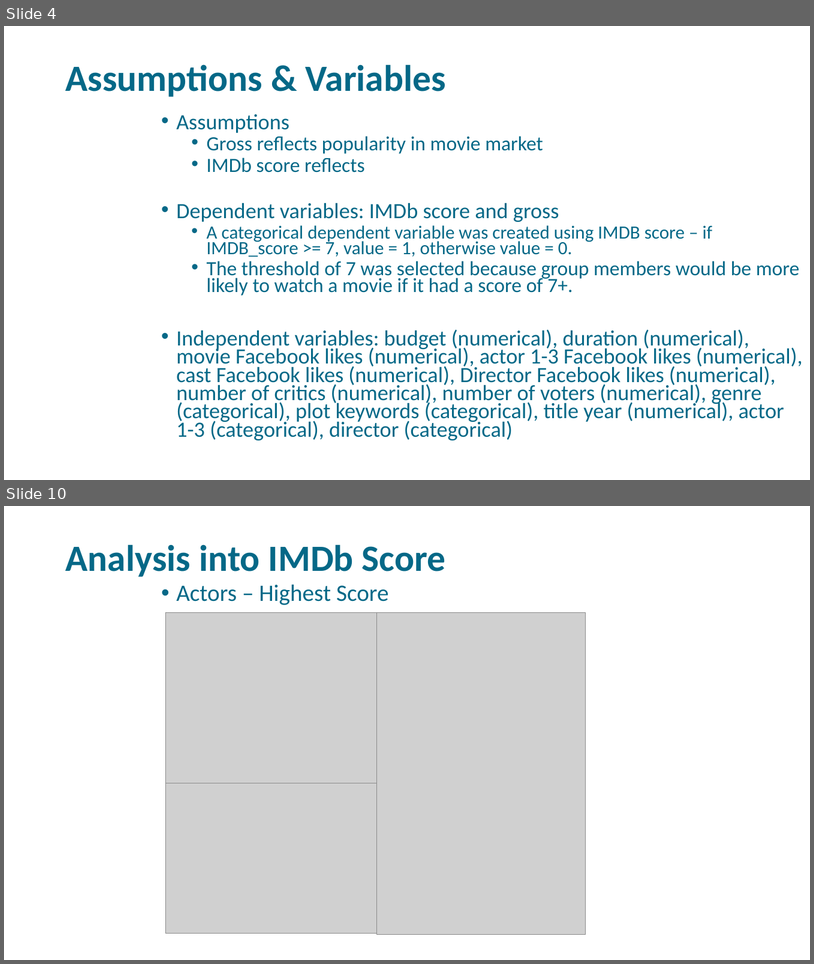
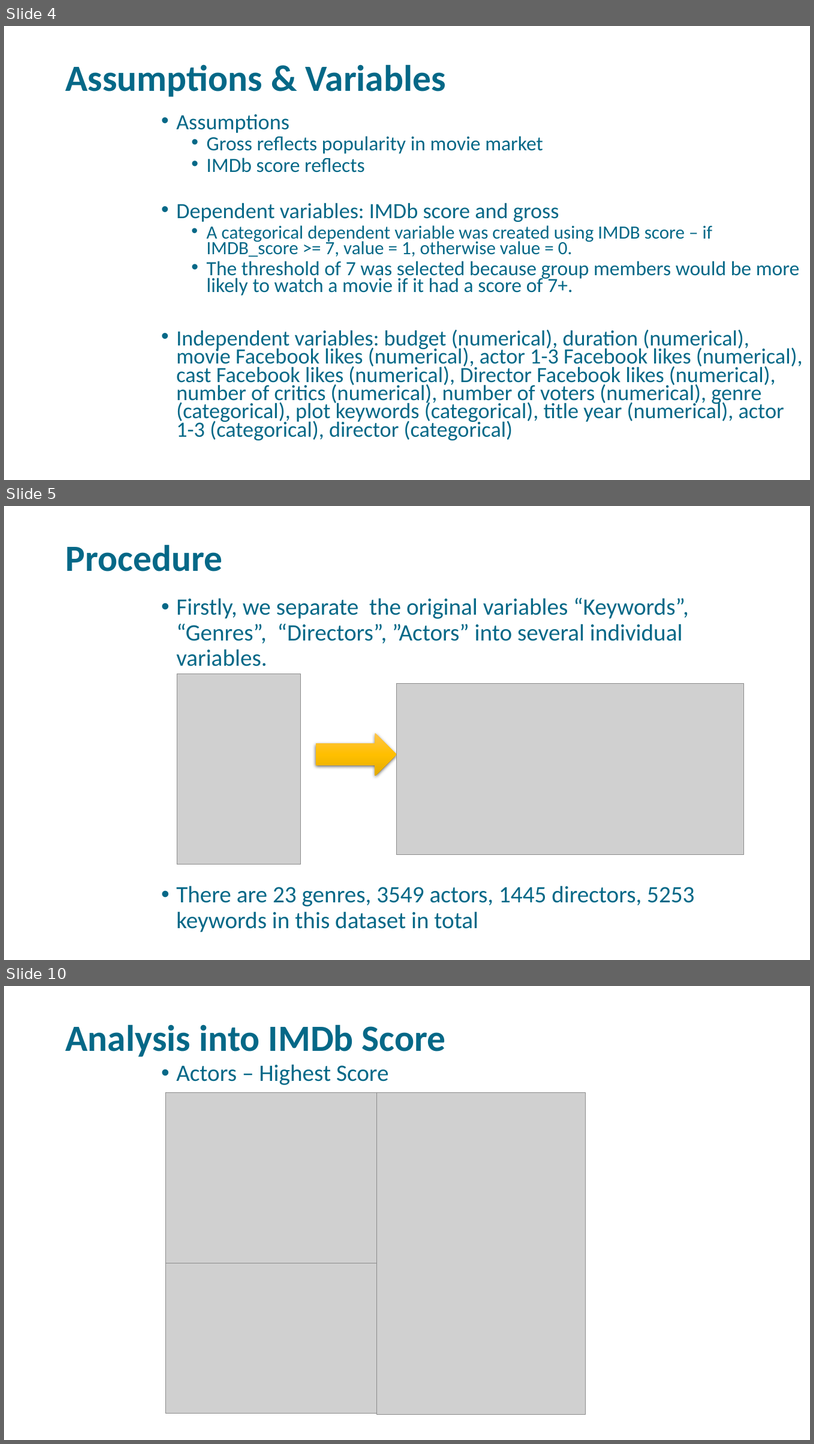
Before and after one commit to libbyYOU/IMDb-5000-movie-project, a slide deck: DSO-530 Final Project.pptx. Shown one above the other, each under a label of ours: slides 4 and 10 before the commit, slides 4, 5 and 10 after it; the slides between them are not shown. The pictures are 814x964 and 814x1444 pixels, drawn with LibreOffice and Linux fonts; fonts in the diff are those of the drawing; grey boxes stand for pictures; background and template pictures are left out. Boxes give left, top, right and bottom in pixels: in the first picture for what was removed or moved away, otherwise in the second. Text is boxed around its words. In the diff, an @@ line names an element or a change of style, - is before the commit and + after.

```diff
--- a/DSO-530 Final Project.pptx
+++ b/DSO-530 Final Project.pptx
@@ slide 5 added at (4,506,810,960), background picture (left out) @@
@@ title added at (65,544,222,571), 44 pt, text #056887, bold @@
+Procedure
@@ text added at (176,598,695,932), 28 pt, text #056887 @@
+• Firstly, we separate the original variables “Keywords”, “Genres”, “Directors”, ”Actors” into several individual variables.
+• There are 23 genres, 3549 actors, 1445 directors, 5253 keywords in this dataset in total
@@ picture added at (177,673,301,864) @@
@@ picture added at (396,683,744,854) @@
@@ right arrow added at (316,733,396,776), fill gradient #FFC64B to #FFC000 to #E3AB00 @@
```
Also in this commit, not shown: 6 slides changed, 1 other slide added, 2 slides removed, 2 other files.
